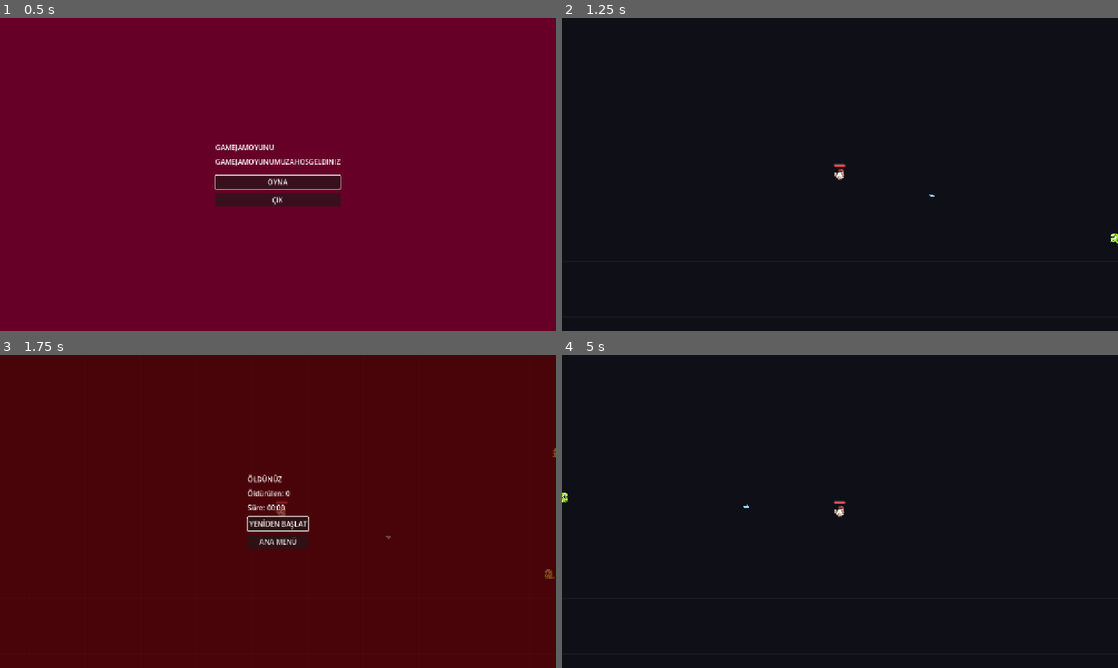
Above: before the commit, frames 1-4 (two rows, left to right).
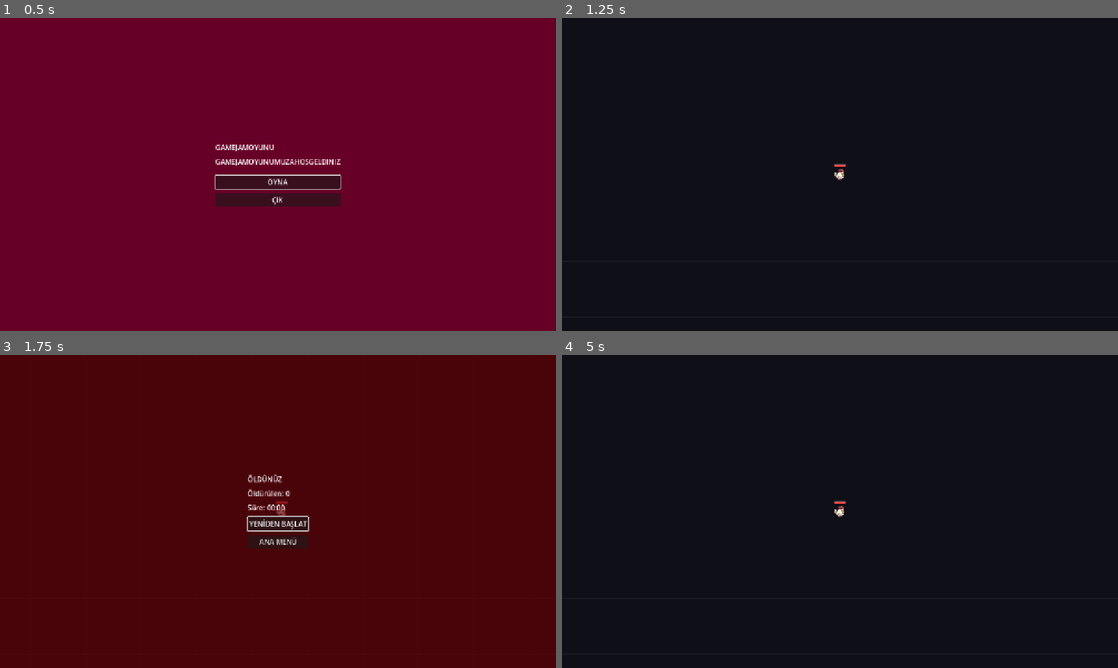
Above: after the commit, the same moments.

Repository: Semi-Bicer/RogueliteBulletHeaven
Game: Godot game, scene res://scenes/ui/StartMenu.tscn
Same seed, same stepped clock (60 frames per second), same inputs: the game is played once before the commit and once after it.
Inputs:
- Up to frame 1 (0.5 s): no input
- Up to frame 2 (1.25 s): click "OYNA" at 0.5 s
- Up to frame 3 (1.75 s): tap Enter at 1.25 s; hold D (move_right) from 1.28 s (still down); tap K at 1.35 s
- Up to frame 4 (5 s): release D (move_right) at 2 s; click "YENİDEN BAŞLAT" at 2 s; hold S (move_down) 2.78-3.5 s; tap K at 2.85 s; click "ANA MENÜ" at 3.5 s; click "OYNA" at 4.25 s

Frame 1 is identical in both runs. In frame 2, less than 0.1% of the frame differs, in the area x 50-100%, y 46-72%; in frame 3, less than 0.1%, in the area x 51-100%, y 29-72%; in frame 4, less than 0.1%.
Error after the commit: Invalid access to property or key 'choice_selected' on a base object of type 'null instance'. (res://scripts/main/Main.gd:19)

Commit message:
Add files via upload

Diff:
--- a/scripts/main/Main.gd
+++ b/scripts/main/Main.gd
@@ -1,19 +1,22 @@
 extends Node2D
-## Run root. Starts the run, turns enemy deaths into XP gems, and reloads the
-## scene on request.
-##
-## Presentation (HUD, level-up picker, end-of-run screen) is deliberately absent:
-## see docs/DESIGN.md section 8 for the spec it should be built against.
+## Run root. Starts the run, turns enemy deaths into XP gems, drives the
+## level-up picker, and reloads the scene on request.
 
 const GEM := preload("res://scenes/pickups/XPGem.tscn")
 
 @onready var spawner: Node2D = $EnemySpawner
 @onready var player: Player = $Entities/Player
+@onready var picker = $LevelUpPicker
+
+var _pending_level_ups: int = 0
 
 
 func _ready() -> void:
 	randomize()
 	EventBus.enemy_died.connect(_on_enemy_died)
+	EventBus.player_leveled_up.connect(_on_leveled_up)
+	EventBus.run_ended.connect(_on_run_ended)
+	picker.choice_selected.connect(_on_choice_selected)
 	GameState.start_run()
 
 
@@ -31,6 +34,39 @@
 	spawner.add_child.call_deferred(gem)
 
 
+# --- Level-up picker -------------------------------------------------------
+
+func _on_leveled_up(_new_level: int) -> void:
+	_pending_level_ups += 1
+	# A single big gem can grant several levels in one add_xp() call, which
+	# fires this signal several times in a row before the picker has had a
+	# chance to show itself. Only the first one should actually open it.
+	if not picker.visible:
+		_open_next_picker()
+
+
+func _open_next_picker() -> void:
+	if _pending_level_ups <= 0:
+		return
+	get_tree().paused = true
+	var choices := UpgradeDB.roll(player.owned_upgrades, 3)
+	picker.open_picker(choices)
+
+
+func _on_choice_selected(id: String) -> void:
+	player.apply_upgrade(id)
+	_pending_level_ups -= 1
+	get_tree().paused = false
+	if _pending_level_ups > 0:
+		_open_next_picker.call_deferred()
+
+
+func _on_run_ended(_victory: bool) -> void:
+	_pending_level_ups = 0
+	get_tree().paused = false
+	picker.hide()
+
+
 func _restart() -> void:
 	get_tree().paused = false
 	get_tree().reload_current_scene()
